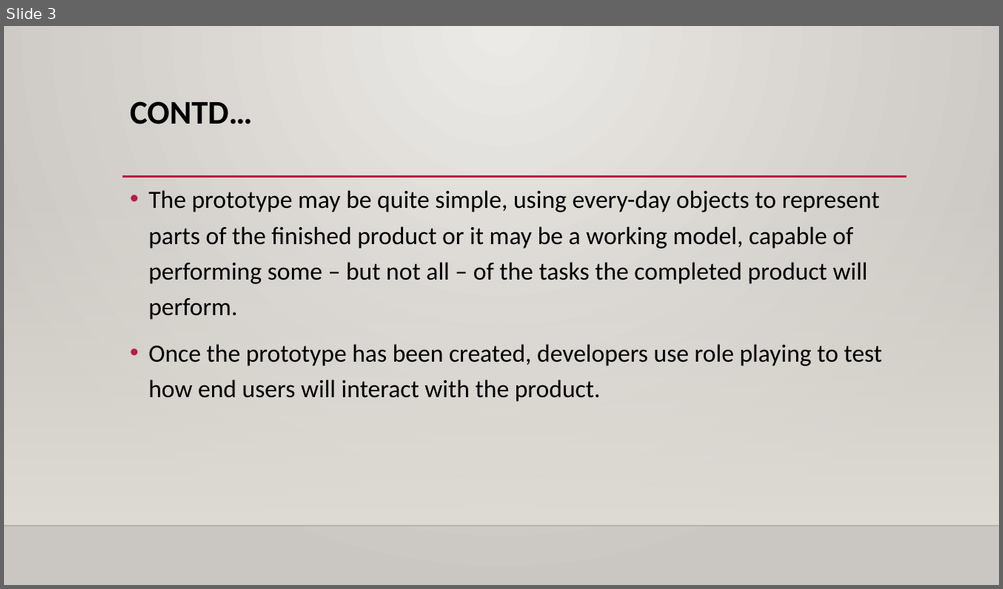
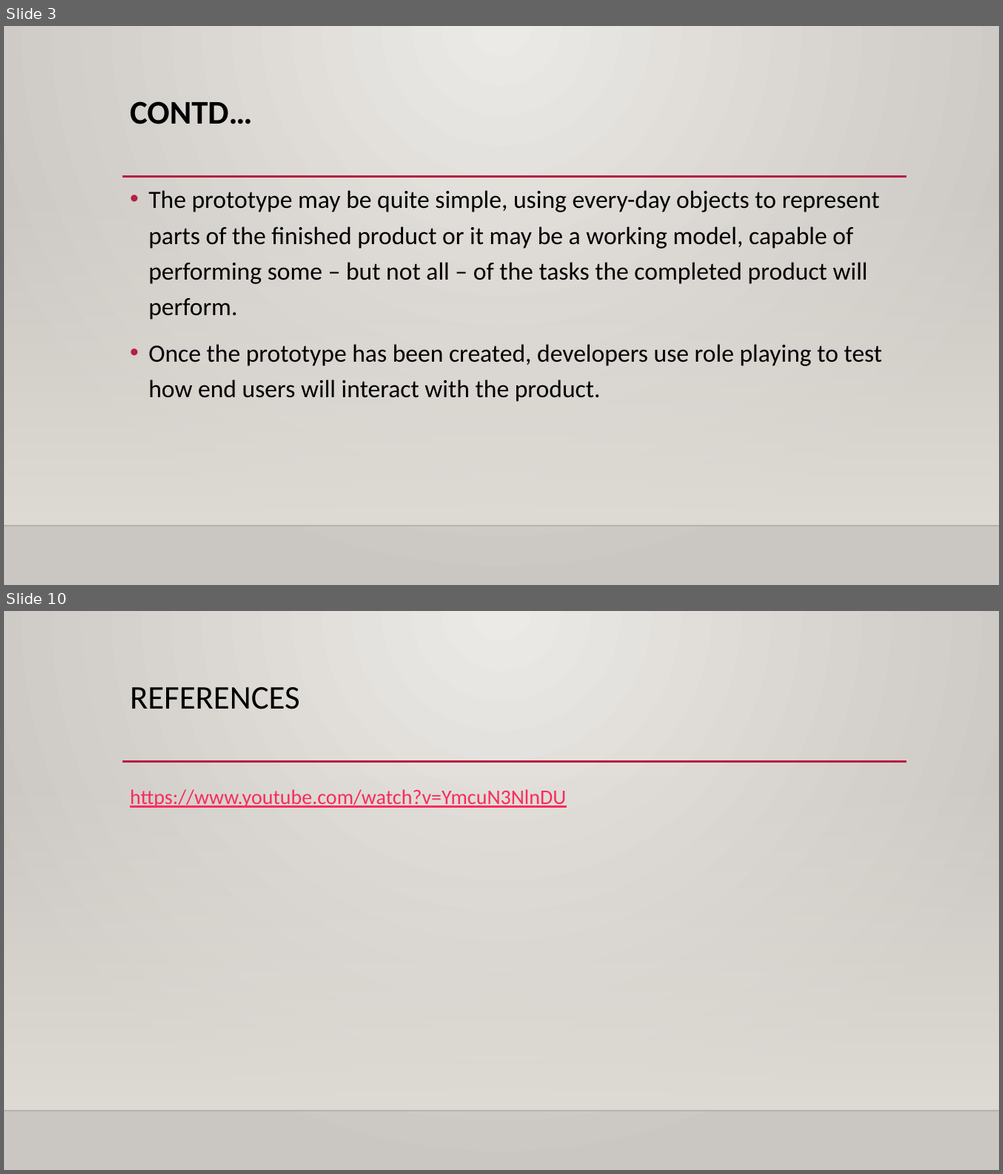
Before and after one commit to binamrathapa/DDOOCP_25A, a slide deck: Note/Prototype.pptx. Shown one above the other, each under a label of ours: slide 3 before the commit, slides 3 and 10 after it; the slides between them are not shown. The pictures are 1003x589 and 1003x1174 pixels, drawn with LibreOffice and Linux fonts; fonts in the diff are those of the drawing; background and template pictures are left out. Boxes give left, top, right and bottom in pixels: in the first picture for what was removed or moved away, otherwise in the second. Text is boxed around its words. In the diff, an @@ line names an element or a change of style, - is before the commit and + after.

```diff
--- a/Note/Prototype.pptx
+++ b/Note/Prototype.pptx
@@ slide 10 added at [4,611,999,1170], background gradient #ECEAE7 to #CAC7C1; not listed: 3 template elements that a slide beside it also shows @@
@@ title added at [130,687,300,709], 32 pt, text #000000 @@
+REFERENCES
@@ text added at [130,789,566,808], 20 pt, text #FA2B5C, underline @@
+https://www.youtube.com/watch?v=YmcuN3NlnDU
```
Also in this commit, not shown: 2 slides changed, 6 other slides added, 8 slides removed.
